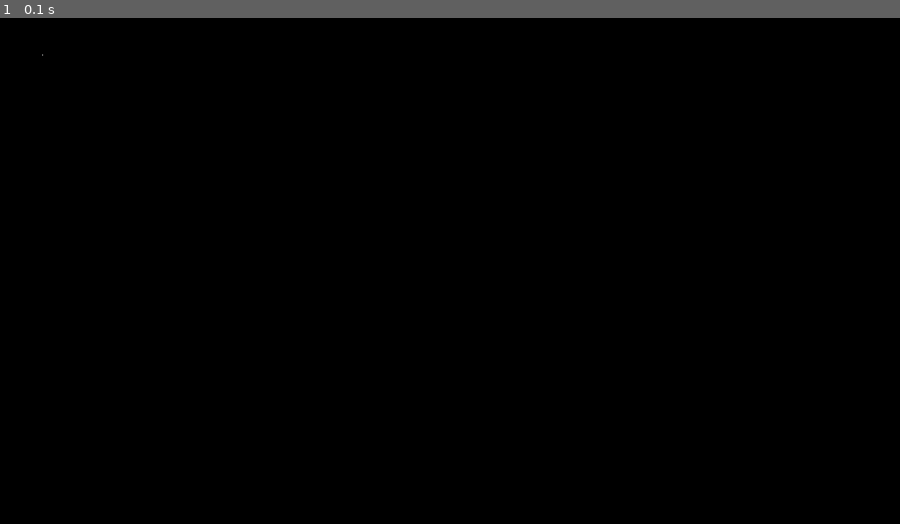
Above: before the commit, frame 1.
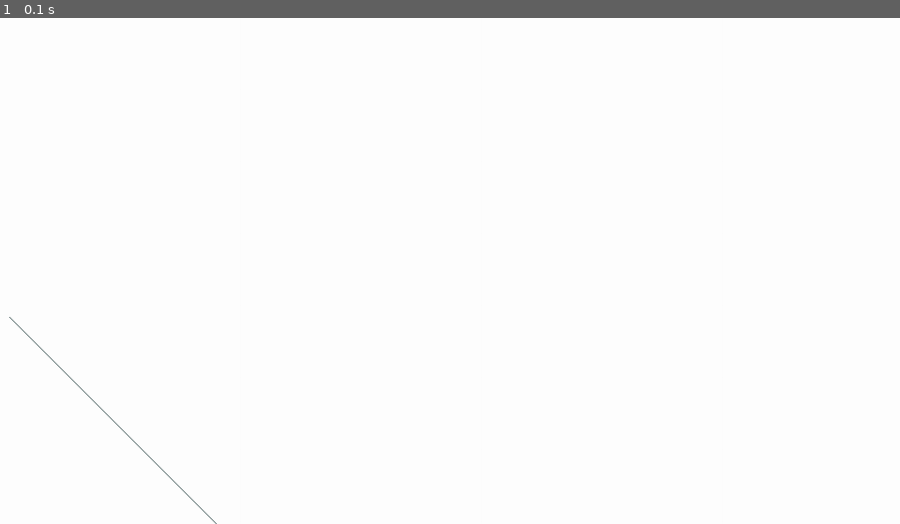
Above: after the commit, the same moment.

Repository: josuemj/Computer-Graphics
Game: pygame game, started from class1.py
Same seed, same stepped clock (60 frames per second), same inputs: the game is played once before the commit and once after it.
Inputs:
- Up to frame 1 (0.1 s): no input

The runs differ from the first frame. In frame 1, 100% of the frame differs, in the area x 0-100%, y 0-100%.

Commit message:
new branch for lab1

Diff:
--- a/class1.py
+++ b/class1.py
@@ -10,6 +10,7 @@
 screen = pygame.display.set_mode(size=(width,height))
 clock = pygame.time.Clock()
 rend = Render(screen)
+rend.glclearColor(1,1,1)
 
 isRunning = True
 while isRunning:
@@ -20,9 +21,13 @@
             if event.type == pygame.K_ESCAPE:
                 isRunning = False
     #rend stuff
-    rend.glPoint(45,500)
+    rend.glClear()
+    for i in range(300):
+        rend.glPoint(10+i,220-i,[0.2,0.3,0.3])
 
     pygame.display.flip()
     clock.tick(60) # 60 frame per second
 
+rend.glGenerateFrameBuffer('output.bmp')
+
 pygame.quit()
--- a/gl.py
+++ b/gl.py
@@ -1,10 +1,26 @@
 #gl stands for graphics libraru
+import struct
+
+
+def char(c):
+    #1 byte
+    return struct.pack("=c",c.encode("ascii"))
+
+def word(w):
+    #2 bytes
+    return struct.pack("=h", w)
+
+def dword(d):
+    #4 bytes
+    return struct.pack("=l", d)
 
 class Render(object):
     def __init__(self, screen):
         self.screen = screen
         _,_, self.width, self.height = screen.get_rect()
         self.glColor(1,1,1)
+        self.glclearColor(0,0,0)
+        self.glClear()
 
     def glColor(self, r, g, b): #r, g, b on values from 0 to 1
         r = min(1, max(0, r))
@@ -21,3 +37,46 @@
             #pygame receices color into a range from 0 to 255
             color = [int(i*255) for i in (color or self.currentColor)]
             self.screen.set_at((x, self.height-1-y), color)
+
+    def glclearColor(self, r, g, b):
+        r = min(1, max(0, r))
+        g = min(1, max(0, g))
+        b = min(1, max(0, b))
+
+        self.clearColor = [r,g,b]
+
+    def glClear(self):
+        color = [int(i*255) for i in self.clearColor]
+        self.screen.fill(color) #Screen color function
+        self.frameBuffer = [[self.clearColor for y  in range(self.height) for x in range(self.width)]]
+
+    def glGenerateFrameBuffer(self, filename):
+        with open(filename, "wb") as file:
+            #wb en  binario
+
+            #Header
+            file.write(char("B"))
+            file.write(char("M"))
+            file.write(dword(14 + 40 + (self.width*self.height*3)))
+            file.write(dword(0))
+            file.write(dword(14 + 40))
+
+            #Info Header
+            file.write(dword(40))
+            file.write(dword(self.width))
+            file.write(dword(self.height))
+            file.write(1)
+            file.write(word(24)) #Bits per pixe
+            file.write(dword(0))
+            file.write(dword(self.width * self.height * 3))
+            file.write(dword(0))
+            file.write(dword(0))
+            file.write(dword(0))
+            file.write(dword(0))
+
+            #Color table
+            for y in range(self.height):
+                for x in range(self.width):
+                    color = self.frameBuffer[x][y]
+                    color = bytes([color[2],color[1],color[0]])
+                    file.write(color)
Binary file added: output.bmp
